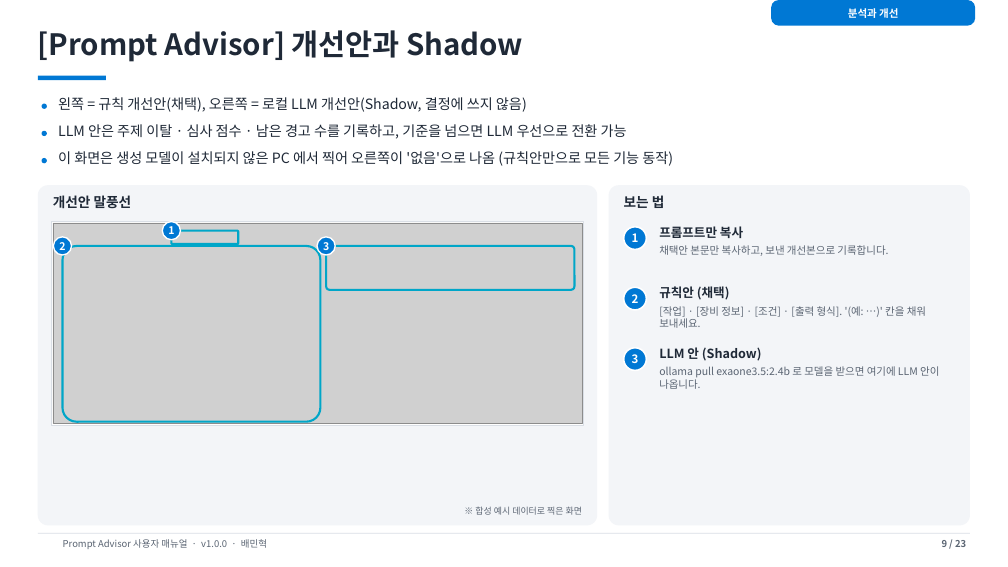
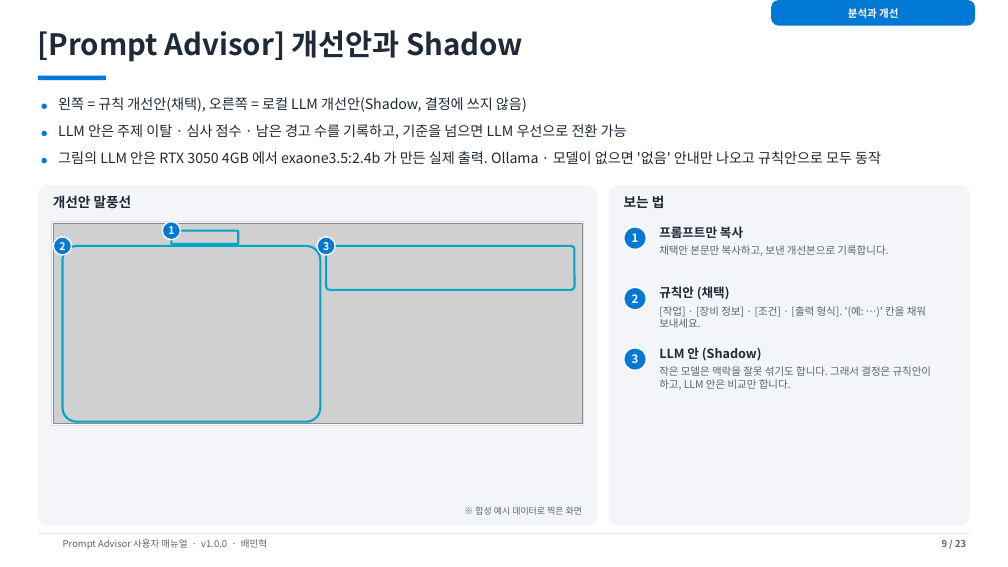
Before and after one commit to mhbae-semi-lab/prompt-advisor, a slide deck: slide 9 of docs/manual/Prompt-Advisor-User-Manual-ko.pptx. Drawn at 1008x567 pixels with LibreOffice and Linux fonts; fonts in the diff are those of the drawing; grey boxes stand for pictures; background and template pictures are left out. Boxes give left, top, right and bottom in pixels: in the first picture for what was removed or moved away, otherwise in the second. Text is boxed around its words. In the diff, an @@ line names an element or a change of style, - is before the commit and + after.

```diff
--- a/docs/manual/Prompt-Advisor-User-Manual-ko.pptx
+++ b/docs/manual/Prompt-Advisor-User-Manual-ko.pptx
@@ text at [58,151,881,164]: text changed @@
-이 화면은 생성 모델이 설치되지 않은 PC 에서 찍어 오른쪽이 '없음'으로 나옴 (규칙안만으로 모든 기능 동작)
+그림의 LLM 안은 RTX 3050 4GB 에서 exaone3.5:2.4b 가 만든 실제 출력. Ollama · 모델이 없으면 '없음' 안내만 나오고 규칙안으로 모두 동작
@@ text at [659,366,932,390]: text changed @@
-ollama pull exaone3.5:2.4b 로 모델을 받으면 여기에 LLM 안이 나옵니다.
+작은 모델은 맥락을 잘못 섞기도 합니다. 그래서 결정은 규칙안이 하고, LLM 안은 비교만 합니다.
```
Also in this commit, not shown: 2 other slides changed, 28 other files.
